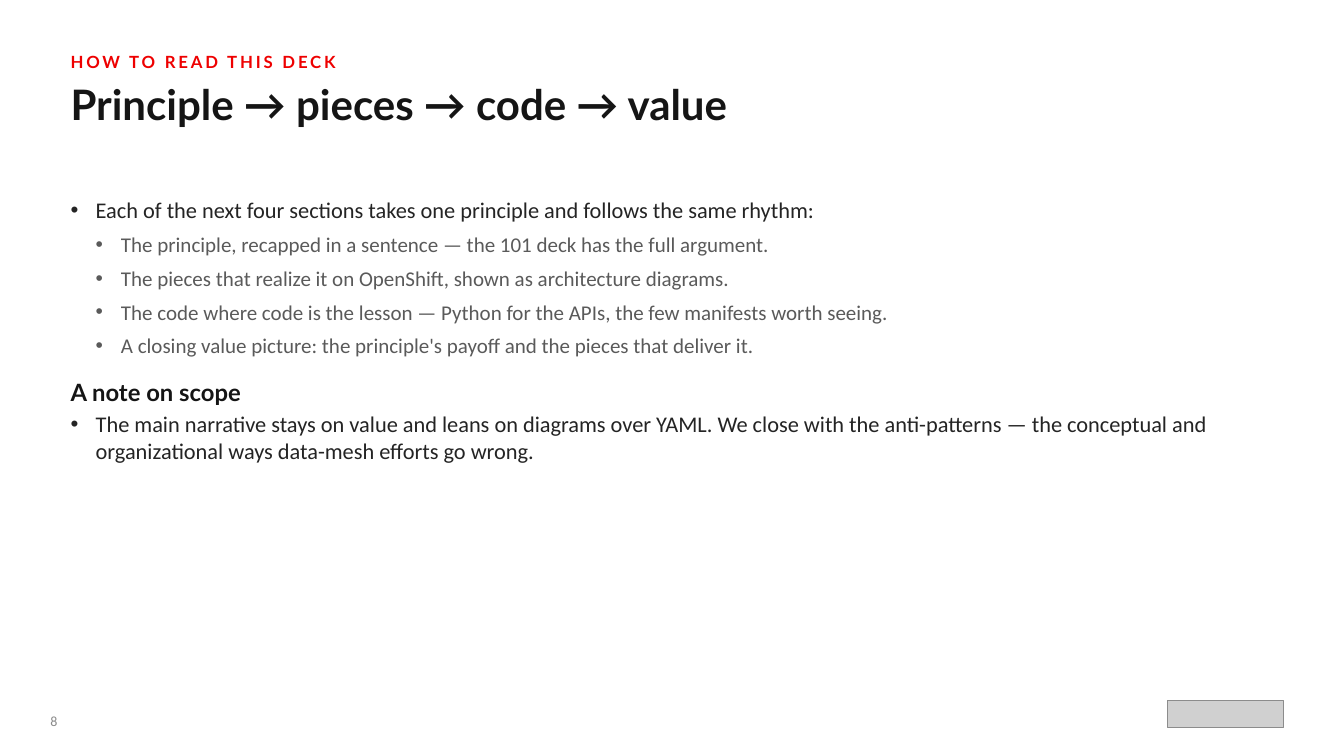
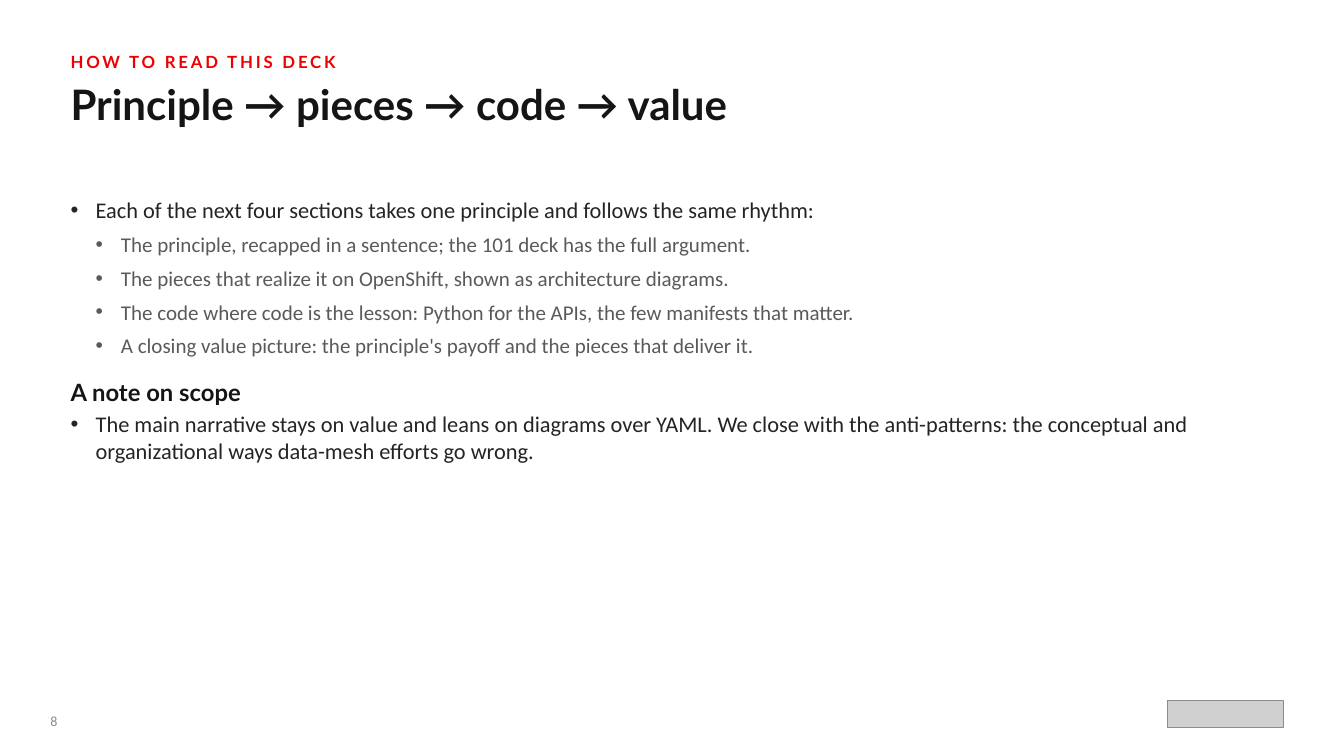
Before and after one commit to patterncatalyst/datamesh-reference-arch-python, a slide deck: slide 9 of presentation/data-mesh-openshift/Data_Mesh_on_OpenShift.pptx. Drawn at 1344x756 pixels with LibreOffice and Linux fonts; fonts in the diff are those of the drawing; grey boxes stand for pictures. Boxes give left, top, right and bottom in pixels: in the first picture for what was removed or moved away, otherwise in the second. Text is boxed around its words. In the diff, an @@ line names an element or a change of style, - is before the commit and + after.

Commit message:
docs(deck): professional-voice pass on the data-mesh decks
Remove em dashes, chapter/section cross-references, and ban-tier verbal
tics (deliberately, earns its place, load-bearing, worth noticing, honest,
on purpose, not a toy, rest of this deck) from The Data Mesh 101 and
Data Mesh on OpenShift pptxgenjs sources, then rebuild both decks.

```diff
--- a/presentation/data-mesh-openshift/Data_Mesh_on_OpenShift.pptx
+++ b/presentation/data-mesh-openshift/Data_Mesh_on_OpenShift.pptx
@@ text at bbox=[121, 237, 750, 256]: text changed @@
-  • The principle, recapped in a sentence — the 101 deck has the full argument.
+  • The principle, recapped in a sentence; the 101 deck has the full argument.
@@ text at bbox=[121, 305, 854, 324]: text changed @@
-  • The code where code is the lesson — Python for the APIs, the few manifests worth seeing.
+  • The code where code is the lesson: Python for the APIs, the few manifests that matter.
@@ text at bbox=[96, 416, 1187, 463]: text changed @@
-• The main narrative stays on value and leans on diagrams over YAML. We close with the anti-patterns — the conceptual and organizational ways data-mesh efforts go wrong.
+• The main narrative stays on value and leans on diagrams over YAML. We close with the anti-patterns: the conceptual and organizational ways data-mesh efforts go wrong.
```
Also in this commit, not shown: 53 other slides changed, 4 other files.
